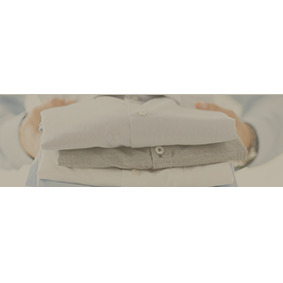
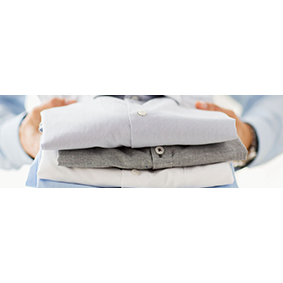
Layer changes from the first (283, 283) image to the second:
removed layer "Rectangle 2" over [0, 187, 283, 188]
removed layer "Background" over [0, 94, 283, 188]
